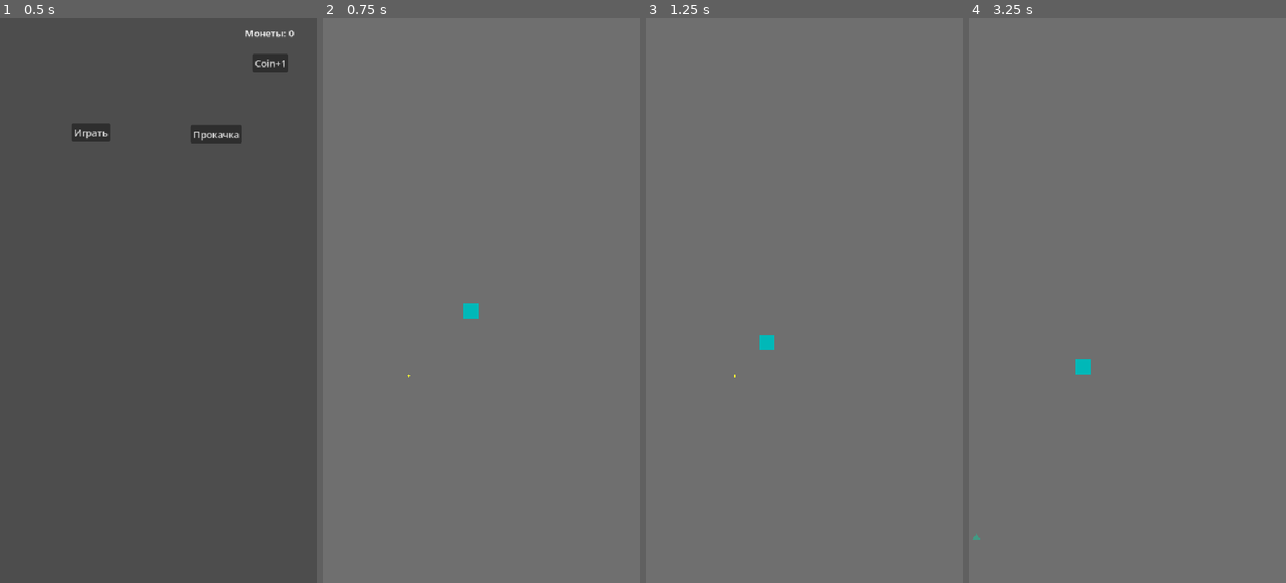
Above: before the commit, frames 1-4 (left to right).
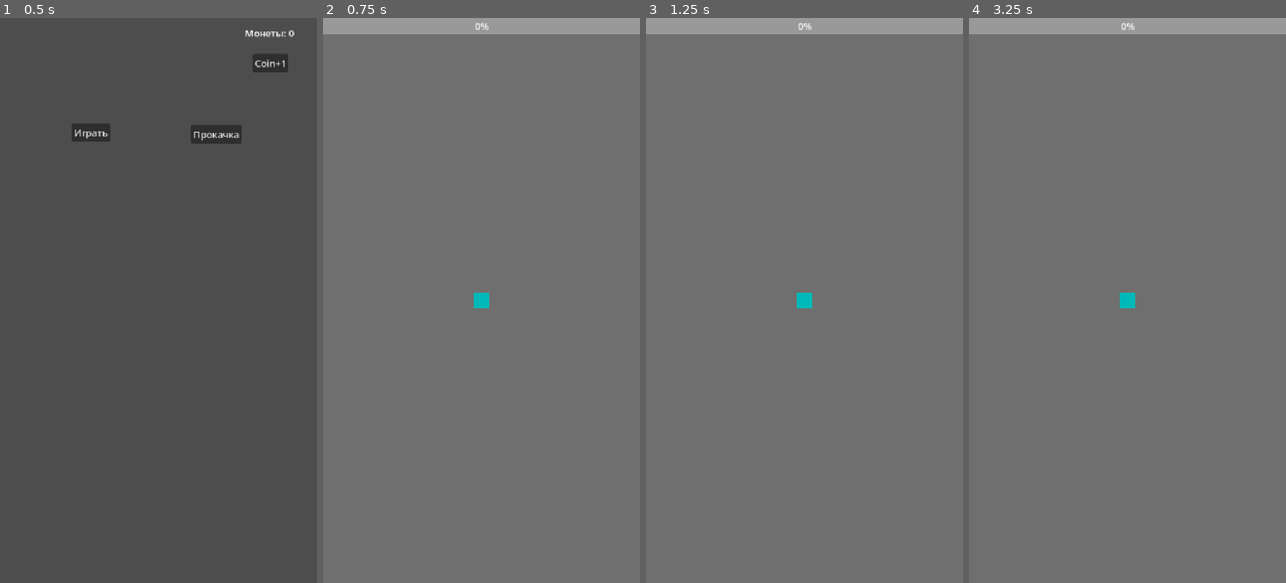
Above: after the commit, the same moments.

Repository: Optimist98/AI-Survivors
Game: Godot game, scene res://Scene/Main_menu.tscn
Same seed, same stepped clock (60 frames per second), same inputs: the game is played once before the commit and once after it.
Inputs:
- Up to frame 1 (0.5 s): no input
- Up to frame 2 (0.75 s): click "Играть" at 0.5 s
- Up to frame 3 (1.25 s): no input
- Up to frame 4 (3.25 s): tap Enter at 2 s; tap Space at 2.75 s

Frame 1 is identical in both runs. In frame 2, 3.1% of the frame differs, in the area x 0-100%, y 0-64%; in frame 3, 3.1%; in frame 4, 3.2%, in the area x 0-100%, y 0-93%.
Error after the commit: Invalid assignment of property or key 'max_value' with value of type 'int' on a base object of type 'null instance'. (res://Scripts/level_1.gd:15)

Commit message:
Gem, UI, XpBar

Diff:
--- a/Scene/Level1.tscn
+++ b/Scene/Level1.tscn
@@ -1,8 +1,8 @@
 [gd_scene format=3 uid="uid://c72dkdp6eqh43"]
 
+[ext_resource type="Script" uid="uid://vgq5qrtyy07r" path="res://Scripts/level_1.gd" id="1_gqi4c"]
 [ext_resource type="PackedScene" uid="uid://t54hvm2v42yj" path="res://Scene/Player.tscn" id="1_lmyl5"]
 [ext_resource type="PackedScene" uid="uid://bc3nno6demh3p" path="res://Scene/bullet.tscn" id="3_s3sxq"]
-[ext_resource type="PackedScene" uid="uid://m320mada21do" path="res://Scene/gem.tscn" id="4_5py54"]
 [ext_resource type="PackedScene" uid="uid://c2woau2a8dual" path="res://enemies/Enemy.tscn" id="5_1bjei"]
 [ext_resource type="Script" uid="uid://bqo8mo4di5ux8" path="res://Scripts/Enemy_spawner.gd" id="7_8bq5r"]
 
@@ -15,7 +15,13 @@
 [sub_resource type="RectangleShape2D" id="RectangleShape2D_4ouxv"]
 size = Vector2(20, 3000)
 
+[sub_resource type="StyleBoxFlat" id="StyleBoxFlat_gd7ey"]
+
+[sub_resource type="StyleBoxFlat" id="StyleBoxFlat_4ouxv"]
+bg_color = Color(0.38039216, 0.8117647, 0.46666667, 1)
+
 [node name="Level1" type="Node2D" unique_id=524066236]
+script = ExtResource("1_gqi4c")
 
 [node name="Floor" type="ColorRect" parent="." unique_id=1143703729]
 offset_right = 3000.0
@@ -31,27 +37,6 @@
 position_smoothing_enabled = true
 drag_horizontal_enabled = true
 drag_vertical_enabled = true
-
-[node name="Gem" parent="." unique_id=1393817956 instance=ExtResource("4_5py54")]
-position = Vector2(250, 2883)
-
-[node name="Gem5" parent="." unique_id=863739294 instance=ExtResource("4_5py54")]
-position = Vector2(1376, 1628)
-
-[node name="Gem6" parent="." unique_id=1306155605 instance=ExtResource("4_5py54")]
-position = Vector2(156, 187)
-
-[node name="Gem7" parent="." unique_id=599855938 instance=ExtResource("4_5py54")]
-position = Vector2(632, 2223)
-
-[node name="Gem4" parent="." unique_id=1316042271 instance=ExtResource("4_5py54")]
-position = Vector2(2718, 237)
-
-[node name="Gem2" parent="." unique_id=1951041744 instance=ExtResource("4_5py54")]
-position = Vector2(2779, 1385)
-
-[node name="Gem3" parent="." unique_id=650788895 instance=ExtResource("4_5py54")]
-position = Vector2(2163, 2886)
 
 [node name="EnemySpawner" type="Timer" parent="." unique_id=1139673458]
 wait_time = 1.5
@@ -78,3 +63,19 @@
 shape = SubResource("RectangleShape2D_4ouxv")
 
 [node name="bullet" parent="." unique_id=699015559 instance=ExtResource("3_s3sxq")]
+
+[node name="UI" type="CanvasLayer" parent="." unique_id=1513492796]
+
+[node name="XpBar" type="ProgressBar" parent="UI" unique_id=1100579267]
+anchors_preset = 10
+anchor_right = 1.0
+offset_bottom = 27.0
+grow_horizontal = 2
+theme_override_styles/background = SubResource("StyleBoxFlat_gd7ey")
+theme_override_styles/fill = SubResource("StyleBoxFlat_4ouxv")
+
+[node name="LevelLabel" type="Label" parent="UI" unique_id=385294097]
+offset_left = 1.0
+offset_top = 29.0
+offset_right = 41.0
+offset_bottom = 52.0
--- a/Scripts/Gem.gd
+++ b/Scripts/Gem.gd
@@ -1,5 +1,4 @@
 extends Area2D
-
 
 # Called when the node enters the scene tree for the first time.
 func _ready() -> void:
@@ -12,5 +11,10 @@
 
 
 func _on_body_entered(body):
-    if body.is_in_group("player"): # Убедись, что игрок в группе "player"
-        queue_free() # Кристалл удаляется из игры
+    # Если body - это Hitbox, а не сам Player,
+    # мы попробуем найти родителя, который является игроком
+    var player = body if body.is_in_group("player") else body.get_parent()
+
+    if player and player.is_in_group("player"):
+        player.add_experience(10)
+        queue_free()
--- a/Scripts/Player.gd
+++ b/Scripts/Player.gd
@@ -1,6 +1,24 @@
 extends CharacterBody2D
 
+var xp = 0
+var level = 1
+var xp_to_next_level = 100 # Сколько нужно опыта для повышения
+
 @export var speed: float = 150.0
+
+signal xp_changed(new_xp) # Объявляем сигнал
+
+func add_experience(amount):
+    xp += amount
+    # Проверка на повышение уровня
+    while xp >= xp_to_next_level:
+        xp -= xp_to_next_level
+        level += 1
+        xp_to_next_level += 50 # Увеличиваем сложность на 50 с каждым уровнем
+        print("Уровень повышен! Новый уровень: ", level)
+
+    # Отправляем данные в интерфейс (текущий опыт, макс опыт, уровень)
+    xp_changed.emit(xp, xp_to_next_level, level)
 
 var directions = [
  Vector2.UP, Vector2.DOWN, Vector2.LEFT, Vector2.RIGHT,
@@ -17,7 +35,6 @@
 func _ready():
  for i in range(directions.size()):
   directions[i] = directions[i].normalized()
- print($EnemyRadar)
 
 func _physics_process(_delta):
  get_danger_weights()
@@ -106,11 +123,7 @@
     get_tree().current_scene.add_child(bullet)
 
 #Радар противников
-
-
-
 func _on_enemy_radar_body_entered(body):
-    print("DETECT2:", body.name)
     if body.is_in_group("enemies"):
         enemies.append(body)
 
--- /dev/null
+++ b/Scripts/level_1.gd
@@ -0,0 +1,26 @@
+extends Node2D
+
+func _ready():
+    # Находим игрока и подписываемся на его сигнал
+    var player = get_tree().get_first_node_in_group("player")
+    if player:
+        player.xp_changed.connect(_on_player_xp_changed)
+
+    # ПРИНУДИТЕЛЬНОЕ ОБНОВЛЕНИЕ ПРИ СТАРТЕ
+    # Передаем начальные значения (0 опыта, 100 для след. уровня, 1 уровень)
+    update_ui(0, 100, 1)
+
+
+func update_ui(xp, max_xp, level):
+    $UI/ProgressBar.max_value = max_xp
+    $UI/ProgressBar.value = xp
+    $UI/LevelLabel.text = "Уровень: " + str(level)
+
+func _on_player_xp_changed(current_xp, max_xp, current_level):
+    # Обновляем прогресс-бар
+    $UI/ProgressBar.max_value = max_xp
+    $UI/ProgressBar.value = current_xp
+
+    # Обновляем текст уровня
+    $UI/LevelLabel.text = "Уровень: " + str(current_level)
+    update_ui(current_xp, max_xp, current_level)
--- a/enemies/Enemy.gd
+++ b/enemies/Enemy.gd
@@ -5,6 +5,7 @@
 @onready var player = get_tree().get_first_node_in_group("player") # Не забудь добавить игрока в группу "player"
 @onready var health_bar = $ProgressBar
 @onready var sprite = $Polygon2D
+@export var gem_scene: PackedScene = preload("res://Scene/Gem.tscn")
 
 var knockback_velocity := Vector2.ZERO
 
@@ -40,11 +41,17 @@
         knockback_velocity += dir * 350
     health_bar.visible = true
     health_bar.value = health
-    print("HP:", health)
 
     if health <= 0:
         die()
 
+# Функция, которая вызывается, когда здоровье врага становится <= 0
 func die():
-    print("Enemy died")
-    queue_free()
+    if gem_scene:
+        call_deferred("spawn_gem") # Вызываем функцию спавна через deferred
+    call_deferred("queue_free")
+
+func spawn_gem():
+    var gem = gem_scene.instantiate()
+    get_parent().add_child(gem)
+    gem.global_position = global_position
Not shown, added: Scripts/level_1.gd.uid
